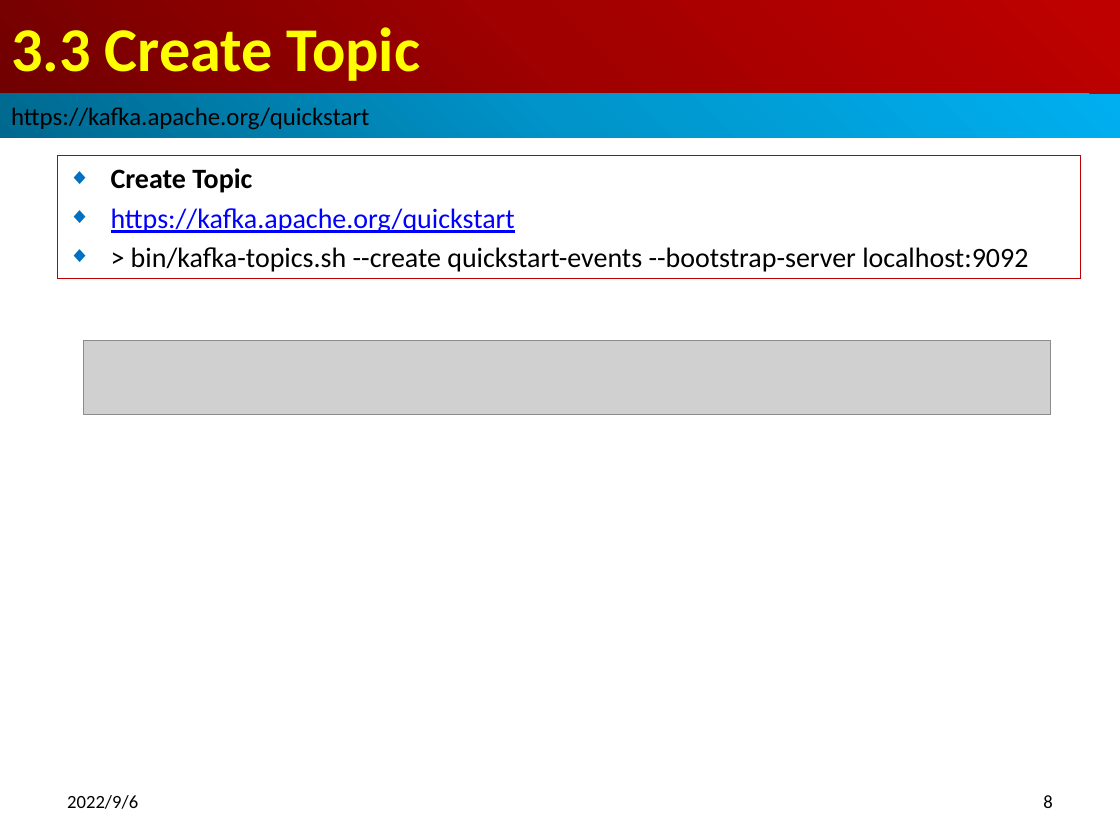
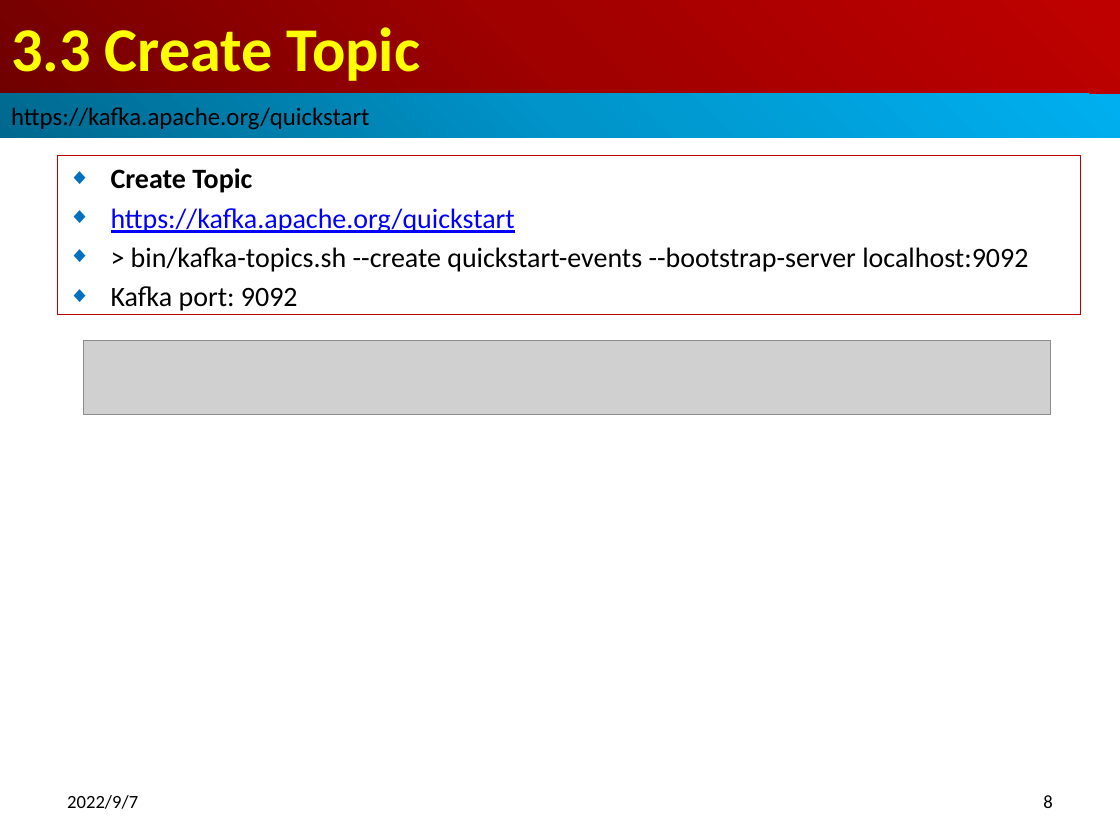
Before and after one commit to peterhchen/013_Kafka, a slide deck: slide 8 of 03_Install.pptx. Drawn at 1120x840 pixels with LibreOffice and Linux fonts; fonts in the diff are those of the drawing; grey boxes stand for pictures. Boxes give left, top, right and bottom in pixels: in the first picture for what was removed or moved away, otherwise in the second. Text is boxed around its words. In the diff, an @@ line names an element or a change of style, - is before the commit and + after.

```diff
--- a/03_Install.pptx
+++ b/03_Install.pptx
@@ subtitle "Create Topic": place and size @@
-subtitle "Create Topic" at [57, 156, 1080, 279]
+subtitle "Create Topic" at [57, 156, 1080, 315]
@@ subtitle at [111, 286, 298, 311]: paragraph added @@
+◆ Kafka port: 9092
@@ text at [67, 795, 138, 809]: text changed @@
-2022/9/6
+2022/9/7
```
Also in this commit, not shown: 16 other slides changed, 1 other file.
